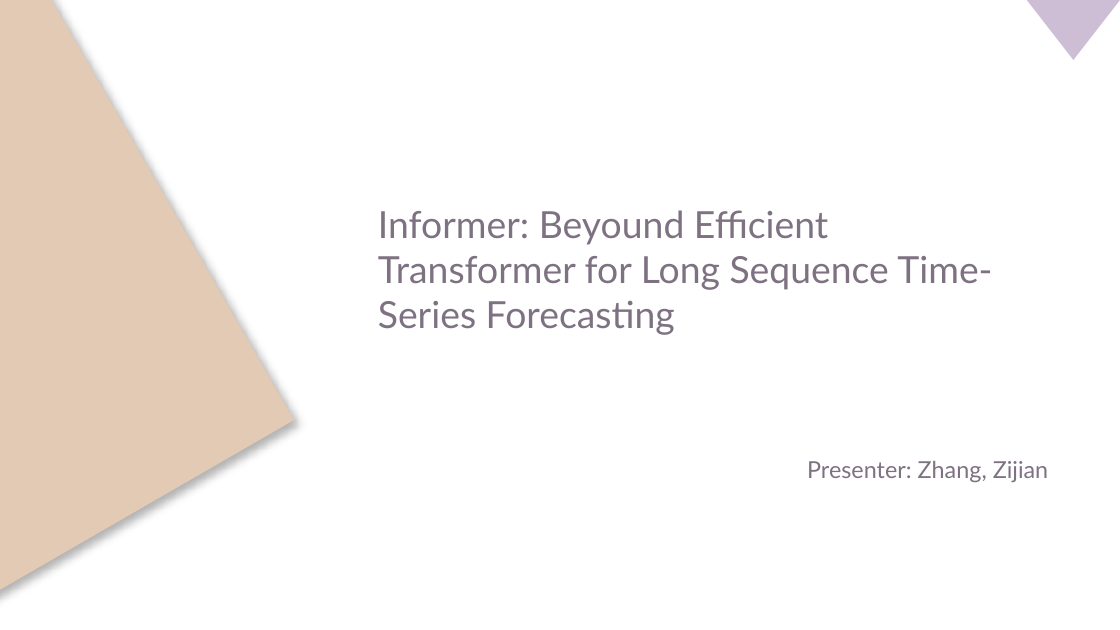
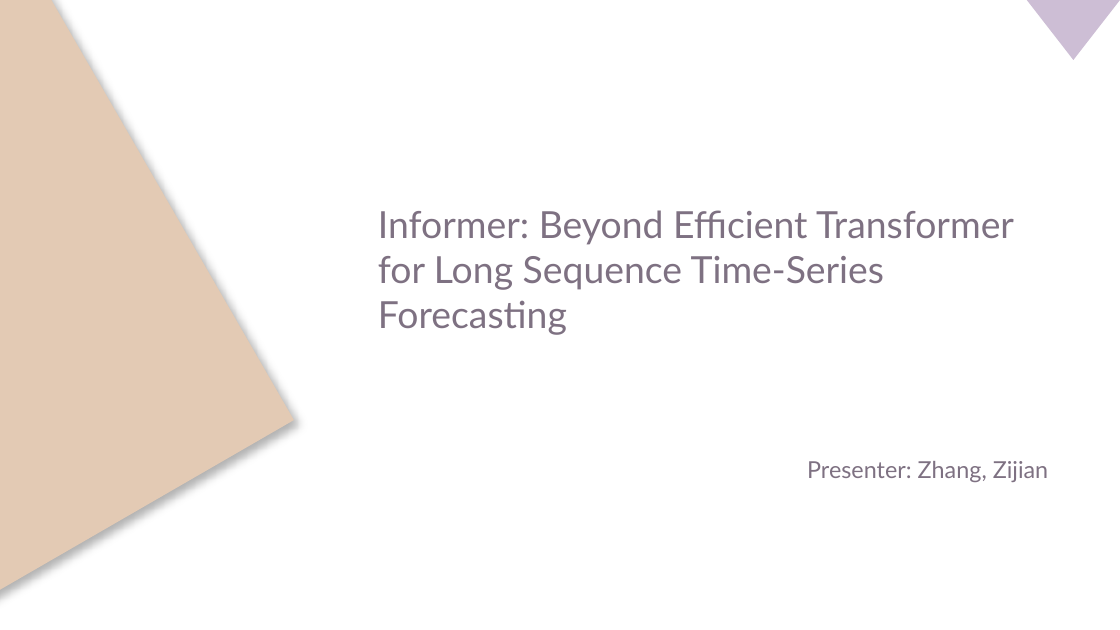
Before and after one commit to JoshuaGhost/paper_review, a slide deck: slide 1 of 0003 Informer the best paper AAAI2021/informer.pptx. Drawn at 1120x630 pixels with LibreOffice and Linux fonts; fonts in the diff are those of the drawing. Boxes give left, top, right and bottom in pixels: in the first picture for what was removed or moved away, otherwise in the second. Text is boxed around its words. In the diff, an @@ line names an element or a change of style, - is before the commit and + after.

Commit message:
finish the informer review

```diff
--- a/0003 Informer the best paper AAAI2021/informer.pptx
+++ b/0003 Informer the best paper AAAI2021/informer.pptx
@@ text at bbox=[378, 210, 1014, 335]: text changed @@
-Informer: Beyound Efficient Transformer for Long Sequence Time-Series Forecasting
+Informer: Beyond Efficient Transformer for Long Sequence Time-Series Forecasting
```
Also in this commit, not shown: 3 other slides changed, 1 slide added, 51 other files.
